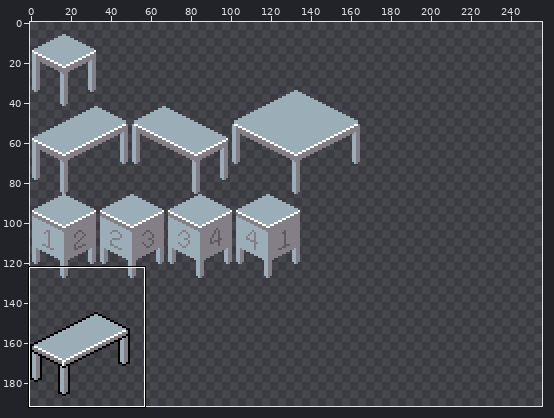
A sprite sheet gets an edit: Assets/Sprites/furniture_spritesheet.png. The picture above shows the old version from afar; the outline marks the close-up.
Close-up. Old version:
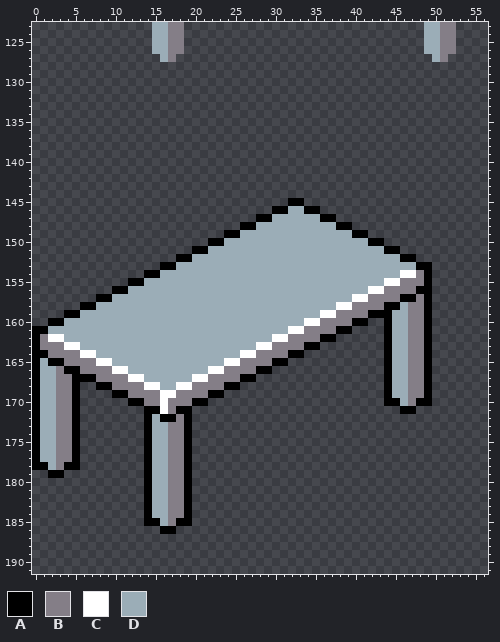
The file is 256x256 pixels. Shown: x 0..56, y 123..191. The wide view leaves out empty margins. The commit also changed other parts of the picture, which this record leaves out.
Palette (. is transparent): A #000000  B #847e87  C #ffffff  D #9badb7
Pixels before (only the part around the change), first column x 0:
123 ...............DDBB..............................DDBB....
124 ...............DDBB..............................DDBB....
125 ...............DDBB..............................DDBB....
126 ...............DDBB..............................DDBB....
127 ................DB................................DB.....
128 .........................................................
129 .........................................................
130 .........................................................
131 .........................................................
132 .........................................................
133 .........................................................
134 .........................................................
135 .........................................................
136 .........................................................
137 .........................................................
138 .........................................................
139 .........................................................
140 .........................................................
141 .........................................................
142 .........................................................
143 .........................................................
144 .........................................................
145 ................................AA.......................
146 ..............................AADDAA.....................
147 ............................AADDDDDDAA...................
148 ..........................AADDDDDDDDDDAA.................
149 ........................AADDDDDDDDDDDDDDAA...............
150 ......................AADDDDDDDDDDDDDDDDDDAA.............
151 ....................AADDDDDDDDDDDDDDDDDDDDDDAA...........
152 ..................AADDDDDDDDDDDDDDDDDDDDDDDDDDAA.........
153 ................AADDDDDDDDDDDDDDDDDDDDDDDDDDDDDDAA.......
154 ..............AADDDDDDDDDDDDDDDDDDDDDDDDDDDDDDCCBA.......
155 ............AADDDDDDDDDDDDDDDDDDDDDDDDDDDDDDCCBBBA.......
156 ..........AADDDDDDDDDDDDDDDDDDDDDDDDDDDDDDCCBBBBAA.......
157 ........AADDDDDDDDDDDDDDDDDDDDDDDDDDDDDDCCBBBBAABA.......
158 ......AADDDDDDDDDDDDDDDDDDDDDDDDDDDDDDCCBBBBAADBBA.......
159 ....AADDDDDDDDDDDDDDDDDDDDDDDDDDDDDDCCBBBBAAADDBBA.......
160 ..AADDDDDDDDDDDDDDDDDDDDDDDDDDDDDDCCBBBBAA..ADDBBA.......
161 AADDDDDDDDDDDDDDDDDDDDDDDDDDDDDDCCBBBBAA....ADDBBA.......
162 ABCCDDDDDDDDDDDDDDDDDDDDDDDDDDCCBBBBAA......ADDBBA.......
163 ABBBCCDDDDDDDDDDDDDDDDDDDDDDCCBBBBAA........ADDBBA.......
164 AABBBBCCDDDDDDDDDDDDDDDDDDCCBBBBAA..........ADDBBA.......
165 ADAABBBBCCDDDDDDDDDDDDDDCCBBBBAA............ADDBBA.......
166 ADDBAABBBBCCDDDDDDDDDDCCBBBBAA..............ADDBBA.......
167 ADDBBAAABBBBCCDDDDDDCCBBBBAA................ADDBBA.......
168 ADDBBA..AABBBBCCDDCCBBBBAA..................ADDBBA.......
169 ADDBBA....AABBBBCCBBBBAA....................ADDBBA.......
170 ADDBBA......AABBCBBBAA......................AADBAA.......
171 ADDBBA........AACBAA..........................AA.........
172 ADDBBA........ADAABA.....................................
173 ADDBBA........ADDBBA.....................................
174 ADDBBA........ADDBBA.....................................
175 ADDBBA........ADDBBA.....................................
176 ADDBBA........ADDBBA.....................................
177 ADDBBA........ADDBBA.....................................
178 AADBAA........ADDBBA.....................................
179 ..AA..........ADDBBA.....................................
180 ..............ADDBBA.....................................
181 ..............ADDBBA.....................................
182 ..............ADDBBA.....................................
183 ..............ADDBBA.....................................
184 ..............ADDBBA.....................................
185 ..............AADBAA.....................................
186 ................AA.......................................
187 .........................................................
188 .........................................................
189 .........................................................
190 .........................................................
191 .........................................................
The same view after the edit:
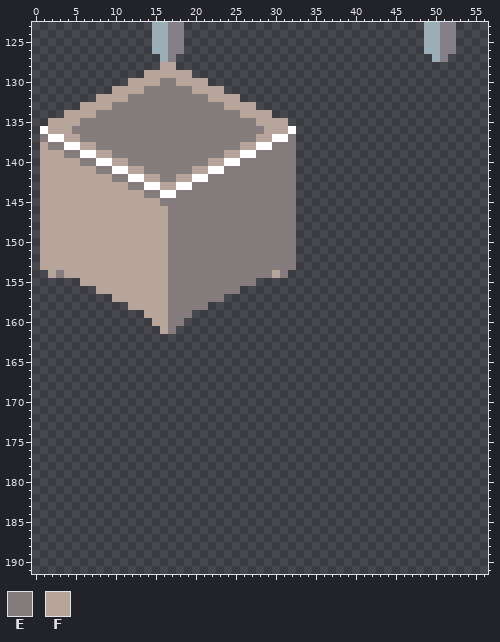
Colours new in this view: E #847c7c  F #b7a59b
Edits made:
Changed rows in their new state; - is an unchanged pixel.
first column x 0:
128 ----------------FF--------------------------------
129 --------------FFFFFF------------------------------
130 ------------FFFFEEFFFF----------------------------
131 ----------FFFFEEEEEEFFFF--------------------------
132 --------FFFFEEEEEEEEEEFFFF------------------------
133 ------FFFFEEEEEEEEEEEEEEFFFF----------------------
134 ----FFFFEEEEEEEEEEEEEEEEEEFFFF--------------------
135 --FFFFEEEEEEEEEEEEEEEEEEEEEEFFFF------------------
136 -CFFFEEEEEEEEEEEEEEEEEEEEEEEEFFFC-----------------
137 -ECCFFEEEEEEEEEEEEEEEEEEEEEEFFCCE-----------------
138 -FEECCFFEEEEEEEEEEEEEEEEEEFFCCEEE-----------------
139 -FFFEECCFFEEEEEEEEEEEEEEFFCCEEEEE-----------------
140 -FFFFFEECCFFEEEEEEEEEEFFCCEEEEEEE-----------------
141 -FFFFFFFEECCFFEEEEEEFFCCEEEEEEEEE-----------------
142 -FFFFFFFFFEECCFFEEFFCCEEEEEEEEEEE-----------------
143 -FFFFFFFFFFFEECCFFCCEEEEEEEEEEEEE-----------------
144 -FFFFFFFFFFFFFEECCEEEEEEEEEEEEEEE-----------------
145 -FFFFFFFFFFFFFFFEEEEEEEEEEEEEEEEE.----------------
146 -FFFFFFFFFFFFFFFFEEEEEEEEEEEEEEEE...--------------
147 -FFFFFFFFFFFFFFFFEEEEEEEEEEEEEEEE.....------------
148 -FFFFFFFFFFFFFFFFEEEEEEEEEEEEEEEE.......----------
149 -FFFFFFFFFFFFFFFFEEEEEEEEEEEEEEEE.........--------
150 -FFFFFFFFFFFFFFFFEEEEEEEEEEEEEEEE...........------
151 -FFFFFFFFFFFFFFFFEEEEEEEEEEEEEEEE.............----
152 -FFFFFFFFFFFFFFFFEEEEEEEEEEEEEEEE...............--
153 -FFFFFFFFFFFFFFFFEEEEEEEEEEEEEEEE.................
154 --FEFFFFFFFFFFFFFEEEEEEEEEEEEEFE..................
155 ------FFFFFFFFFFFEEEEEEEEEEE......................
156 --------FFFFFFFFFEEEEEEEEE........................
157 --------..FFFFFFFEEEEEEE..........................
158 ------......FFFFFEEEEE............................
159 ----..........FFFEEE..............................
160 --.............FFEE.......................--......
161 ................FE......................----......
162 ......................................------......
163 ....................................--------......
164 ..................................----------......
165 ................................------------......
166 ..............................--------------......
167 ............................----------------......
168 ......--..................------------------......
169 ......----..............--------------------......
170 ......------..........----------------------......
171 ......--------......--------------------------..--
172 ......--------......------------------------------
173 ......--------......------------------------------
174 ......--------......------------------------------
175 ......--------......------------------------------
176 ......--------......------------------------------
177 ......--------......------------------------------
178 ......--------......------------------------------
179 --..----------......------------------------------
180 --------------......------------------------------
181 --------------......------------------------------
182 --------------......------------------------------
183 --------------......------------------------------
184 --------------......------------------------------
185 --------------......------------------------------
186 ----------------..--------------------------------
Where, in picture pixels (left, top, right, bottom), the same in both close-ups:
changed: (32, 62, 432, 534)
